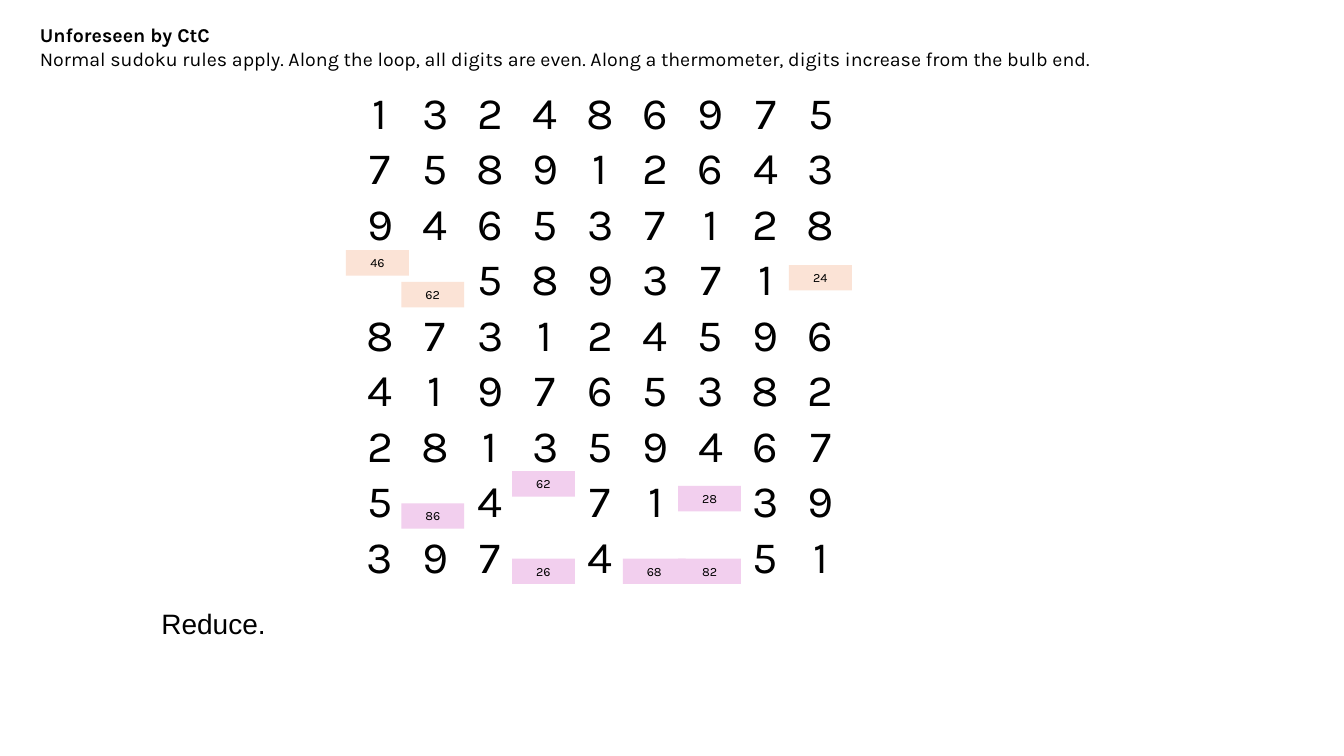
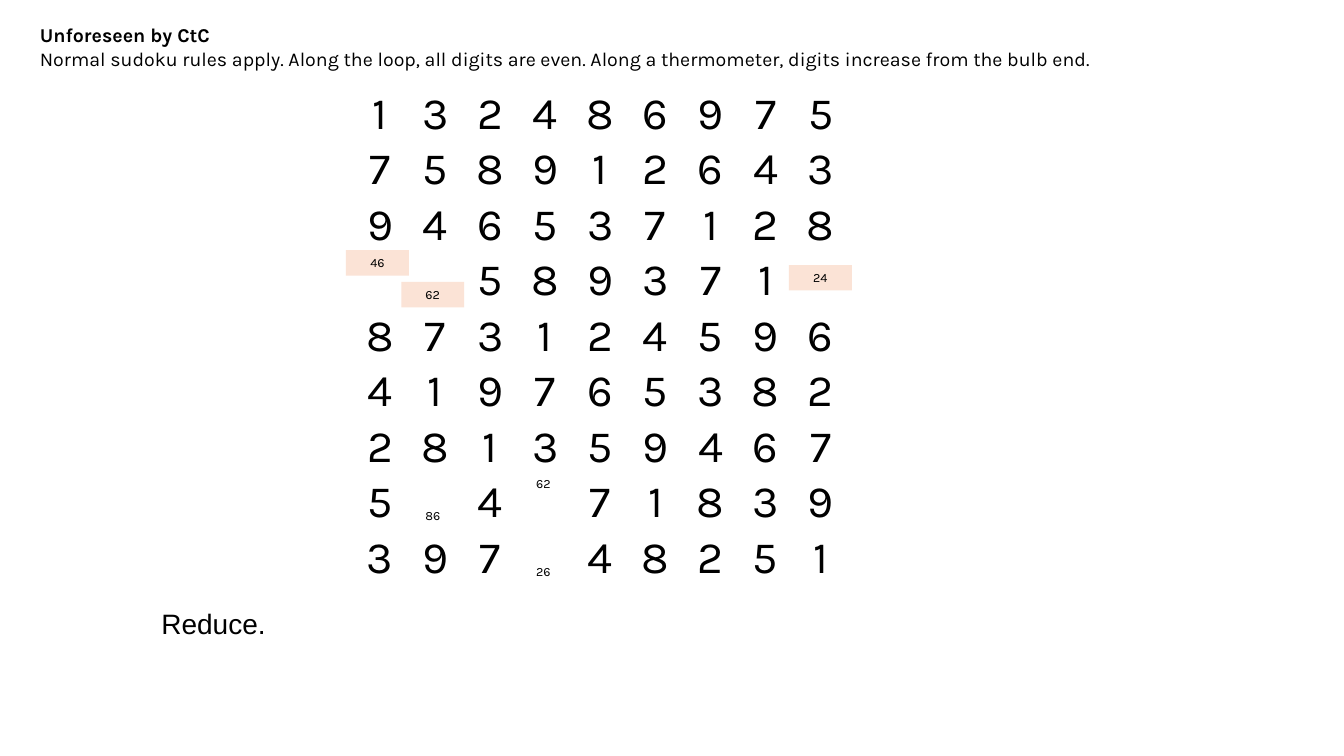
Before and after one commit to jhardis/WSJ_Number_Puzzles, a slide deck: slide 20 of 20261010_2.pptx. Drawn at 1344x756 pixels with LibreOffice and Linux fonts; fonts in the diff are those of the drawing; background and template pictures are left out. Boxes give left, top, right and bottom in pixels: in the first picture for what was removed or moved away, otherwise in the second. Text is boxed around its words. In the diff, an @@ line names an element or a change of style, - is before the commit and + after.

```diff
--- a/20261010_2.pptx
+++ b/20261010_2.pptx
@@ 3 texts: place and size @@
-3 texts at (401,471,575,584)
+3 texts at (425,480,550,576)
@@ fill #F2CFEE to none in 3 elements at (536,480,550,488), (536,568,550,576), (425,512,440,520) @@
@@ rectangle removed at (679,486,741,511) @@
-28
@@ text added at (697,488,725,518), 32 pt, text #000000 @@
+8
@@ rectangle removed at (623,559,686,584) @@
-68
@@ text added at (642,544,670,574), 32 pt, text #000000 @@
+8
@@ rectangle removed at (679,559,741,584) @@
-82
@@ text added at (698,544,724,573), 32 pt, text #000000 @@
+2
```
Also in this commit, not shown: 11 other slides changed.
